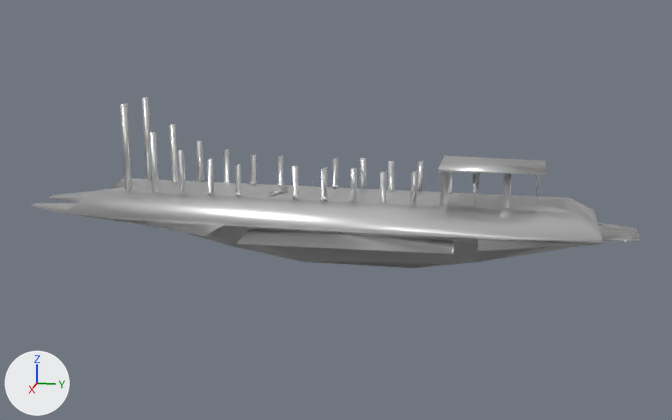
Before and after pictures for a commit that changed the Blender file Assets/Models/Carrier/Carrier.blend.
Rendered twice from a camera (50 mm lens) standing at (15.39, 2.69, 5.0) and looking at (-0.06, -0.4, 1.13). The axes (+X, +Y, +Z) are drawn at lower left. The lights are the same throughout.

Script lines for the objects in view, before the commit:
```python
me_carrier = bpy.data.meshes.new('Carrier')
me_carrier.from_pydata(...)  # 1451 vertices, 1464 faces, 4 loose edges; spans x -1.53..1.53, y -5.92..4.68, z 0.18..2.97
me_carrier.polygons.foreach_set('use_smooth', [True] * 1464)
me_carrier.materials.append(mat_material)  # white #e7e7e7
me_carrier_001 = bpy.data.meshes.new('Carrier.001')
me_carrier_001.from_pydata(...)  # 1451 vertices, 1464 faces, 4 loose edges; spans x -1.53..1.53, y -5.92..4.68, z 0.18..2.97
me_carrier_001.polygons.foreach_set('use_smooth', [True] * 1464)
me_carrier_001.materials.append(mat_material)  # white #e7e7e7
me_carrier_002 = bpy.data.meshes.new('Carrier.002')
me_carrier_002.from_pydata(...)  # 45 vertices, 44 faces; spans x -0.02..1.0, y -5.92..4.65, z 0.35..2.07
me_carrier_002.polygons.foreach_set('use_smooth', [True] * 44)
me_carrier_002.materials.append(mat_material)  # white #e7e7e7
ob_carrier = bpy.data.objects.new('Carrier', me_carrier)
ob_carrier.location = (0.0, 0.0, 0.0)
ob_carrier.hide_set(True)
ob_carrier_001 = bpy.data.objects.new('Carrier.001', me_carrier_001)
ob_carrier_001.location = (0.0, 0.0, 0.0)
_m = ob_carrier_001.modifiers.new('Decimate', 'DECIMATE')
_m.ratio = 0.216
_m.use_symmetry = True
ob_carrier_002 = bpy.data.objects.new('Carrier.002', me_carrier_002)
ob_carrier_002.location = (0.0, 0.0, 0.0)
_m = ob_carrier_002.modifiers.new('Mirror', 'MIRROR')
ob_carrier_002.hide_set(True)
```
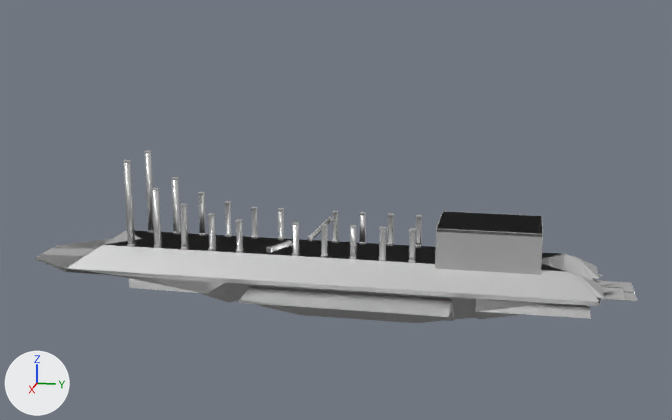
Commit message: Updated carrier center

What differs and where, as boxes (x1, y1, x2, y2) in the pictures (672 x 420 px; the box of a moved part takes in the faces that stretch with it):
'Carrier.001', mesh moved: before (31, 97, 641, 268); after (55, 153, 614, 321)
'Carrier.002', shown: after (35, 211, 628, 318)
'Carrier', shown: after (35, 150, 638, 323)
part 1 of me_carrier, moved or reshaped (not visible before): after (292, 222, 300, 256)
part 2 of me_carrier, moved or reshaped (not visible before): after (235, 219, 244, 253)
part 3 of me_carrier, moved or reshaped (not visible before): after (409, 228, 416, 263)
part 4 of me_carrier, moved or reshaped (not visible before): after (180, 203, 189, 250)
part 5 of me_carrier, moved or reshaped (not visible before): after (123, 160, 135, 247)
part 6 of me_carrier, moved or reshaped (not visible before): after (266, 240, 293, 253)
part 7 of me_carrier, moved or reshaped (not visible before): after (207, 213, 216, 251)
part 8 of me_carrier, moved or reshaped (not visible before): after (379, 227, 386, 261)
part 9 of me_carrier, moved or reshaped (not visible before): after (321, 224, 328, 258)
part 10 of me_carrier, moved or reshaped (not visible before): after (307, 216, 332, 242)
part 11 of me_carrier, moved or reshaped (not visible before): after (251, 207, 258, 239)
part 12 of me_carrier, moved or reshaped (not visible before): after (415, 215, 422, 248)
part 13 of me_carrier, moved or reshaped (not visible before): after (198, 192, 206, 236)
part 14 of me_carrier, moved or reshaped (not visible before): after (278, 208, 285, 240)
part 15 of me_carrier, moved or reshaped (not visible before): after (35, 177, 638, 323)

Patch to the scene script:
```diff
--- a/Assets/Models/Carrier/Carrier.blend.py
+++ b/Assets/Models/Carrier/Carrier.blend.py
@@ me_carrier @@
-me_carrier.from_pydata(...)  # 1451 vertices, 1464 faces, 4 loose edges; spans x -1.53..1.53, y -5.92..4.68, z 0.18..2.97
+me_carrier.from_pydata(...)  # 1451 vertices, 1464 faces, 4 loose edges; spans x -1.53..1.53, y -5.92..4.68, z -0.82..1.97
+# me_carrier part 1: the loose piece of 40 vertices spanning x 0.42..0.52, y -1.05..-0.94, z 1.44..2.0 is moved by (0.0, 0.0, -1.0)
+# me_carrier part 2: the loose piece of 40 vertices spanning x 0.42..0.52, y -2.05..-1.94, z 1.44..2.0 is moved by (0.0, 0.0, -1.0)
+# me_carrier part 3: the loose piece of 40 vertices spanning x 0.42..0.52, y 0.95..1.06, z 1.44..2.0 is moved by (0.0, 0.0, -1.0)
+# me_carrier part 4: the loose piece of 40 vertices spanning x 0.42..0.52, y -3.05..-2.94, z 1.44..2.24 is moved by (0.0, 0.0, -1.0)
+# me_carrier part 5: the loose piece of 40 vertices spanning x 0.42..0.52, y -4.05..-3.94, z 1.44..2.97 is moved by (0.0, 0.0, -1.0)
+# me_carrier part 6: the loose piece of 32 vertices spanning x -0.12..0.44, y -1.54..-1.18, z 1.42..1.53 is moved by (0.0, 0.0, -1.0)
+# me_carrier part 7: the loose piece of 40 vertices spanning x 0.42..0.52, y -2.55..-2.44, z 1.44..2.09 is moved by (0.0, 0.0, -1.0)
+# me_carrier part 8: the loose piece of 40 vertices spanning x 0.42..0.52, y 0.45..0.56, z 1.44..2.0 is moved by (0.0, 0.0, -1.0)
+# me_carrier part 9: the loose piece of 40 vertices spanning x 0.42..0.52, y -0.55..-0.44, z 1.44..2.0 is moved by (0.0, 0.0, -1.0)
+# me_carrier part 10: the loose piece of 32 vertices spanning x -0.52..-0.42, y -1.01..-0.53, z 1.43..1.91 is moved by (0.0, 0.0, -1.0)
+# me_carrier part 11: the loose piece of 40 vertices spanning x -0.52..-0.42, y -2.05..-1.94, z 1.44..2.0 is moved by (0.0, 0.0, -1.0)
+# me_carrier part 12: the loose piece of 40 vertices spanning x -0.52..-0.42, y 0.95..1.06, z 1.44..2.0 is moved by (0.0, 0.0, -1.0)
+# me_carrier part 13: the loose piece of 40 vertices spanning x -0.52..-0.42, y -3.05..-2.94, z 1.44..2.24 is moved by (0.0, 0.0, -1.0)
+# me_carrier part 14: the loose piece of 40 vertices spanning x -0.52..-0.42, y -1.55..-1.44, z 1.44..2.0 is moved by (0.0, 0.0, -1.0)
+# me_carrier part 15: 601 of the vertices in x -1.53..1.53, y -5.92..4.68, z 0.28..2.5 are moved by (0.0, 0.0, -1.0)
 me_carrier.materials.append(mat_material)
@@ me_carrier_001 @@
 me_carrier_001.from_pydata(...)  # 1451 vertices, 1464 faces, 4 loose edges; spans x -1.53..1.53, y -5.92..4.68, z 0.18..2.97
+# me_carrier_001 part 16: the whole mesh is moved by (0.0, 0.0, -1.0)
 me_carrier_001.materials.append(mat_material)
@@ me_carrier_002 @@
 me_carrier_002.from_pydata(...)  # 45 vertices, 44 faces; spans x -0.02..1.0, y -5.92..4.65, z 0.35..2.07
+# me_carrier_002 part 17: the whole mesh is moved by (0.0, 0.0, -1.0)
 me_carrier_002.materials.append(mat_material)
@@ ob_carrier @@
 ob_carrier.location = (0.0, 0.0, 0.0)
-ob_carrier.hide_set(True)
@@ ob_carrier_002 @@
 _m = ob_carrier_002.modifiers.new('Mirror', 'MIRROR')
-ob_carrier_002.hide_set(True)
```
